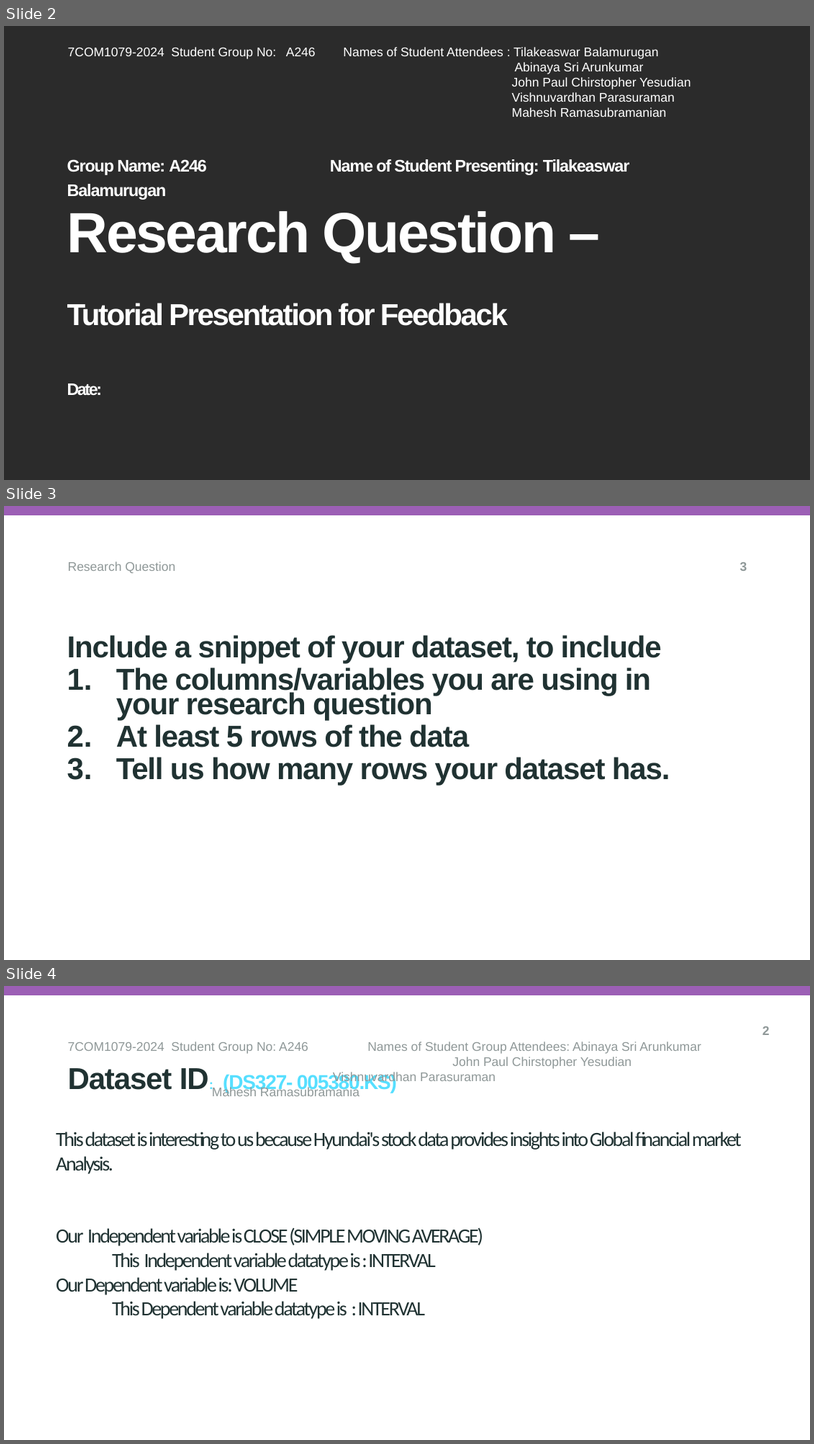
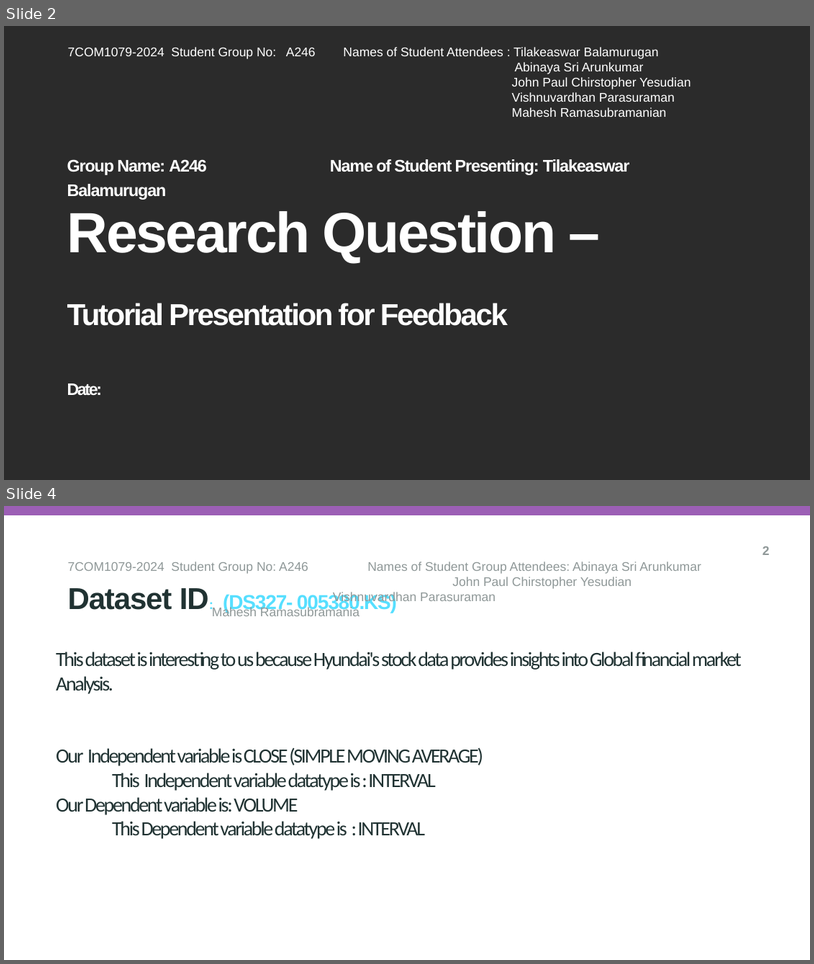
Before and after one commit to aa24abf/A246_7COM1079, a slide deck: reseach_question_presentation_template.pptx. Shown one above the other, each under a label of ours: slides 2, 3 and 4 before the commit, slides 2 and 4 after it; the slides between them are not shown. The pictures are 814x1444 and 814x964 pixels, drawn with LibreOffice and Linux fonts; fonts in the diff are those of the drawing; background and template pictures are left out; a plain dark background stands for a picture behind light text. Boxes give left, top, right and bottom in pixels: in the first picture for what was removed or moved away, otherwise in the second. Text is boxed around its words. In the diff, an @@ line names an element or a change of style, - is before the commit and + after.

Commit message:
Research Question PTT Changes - Abinaya

```diff
--- a/reseach_question_presentation_template.pptx
+++ b/reseach_question_presentation_template.pptx
@@ slide 3 removed at [4, 506, 810, 960], background #FFFFFF; not listed: 1 template element that a slide beside it also shows @@
@@ text removed at [68, 561, 175, 573] @@
-Research Question
@@ page number removed at [741, 562, 748, 571] @@
-3
@@ subtitle removed at [67, 635, 671, 785] @@
-Include a snippet of your dataset, to include
-1. The columns/variables you are using in your research question
-2. At least 5 rows of the data
-3. Tell us how many rows your dataset has.
```
Also in this commit, not shown: 2 slides changed, 1 slide added, 3 other files.
